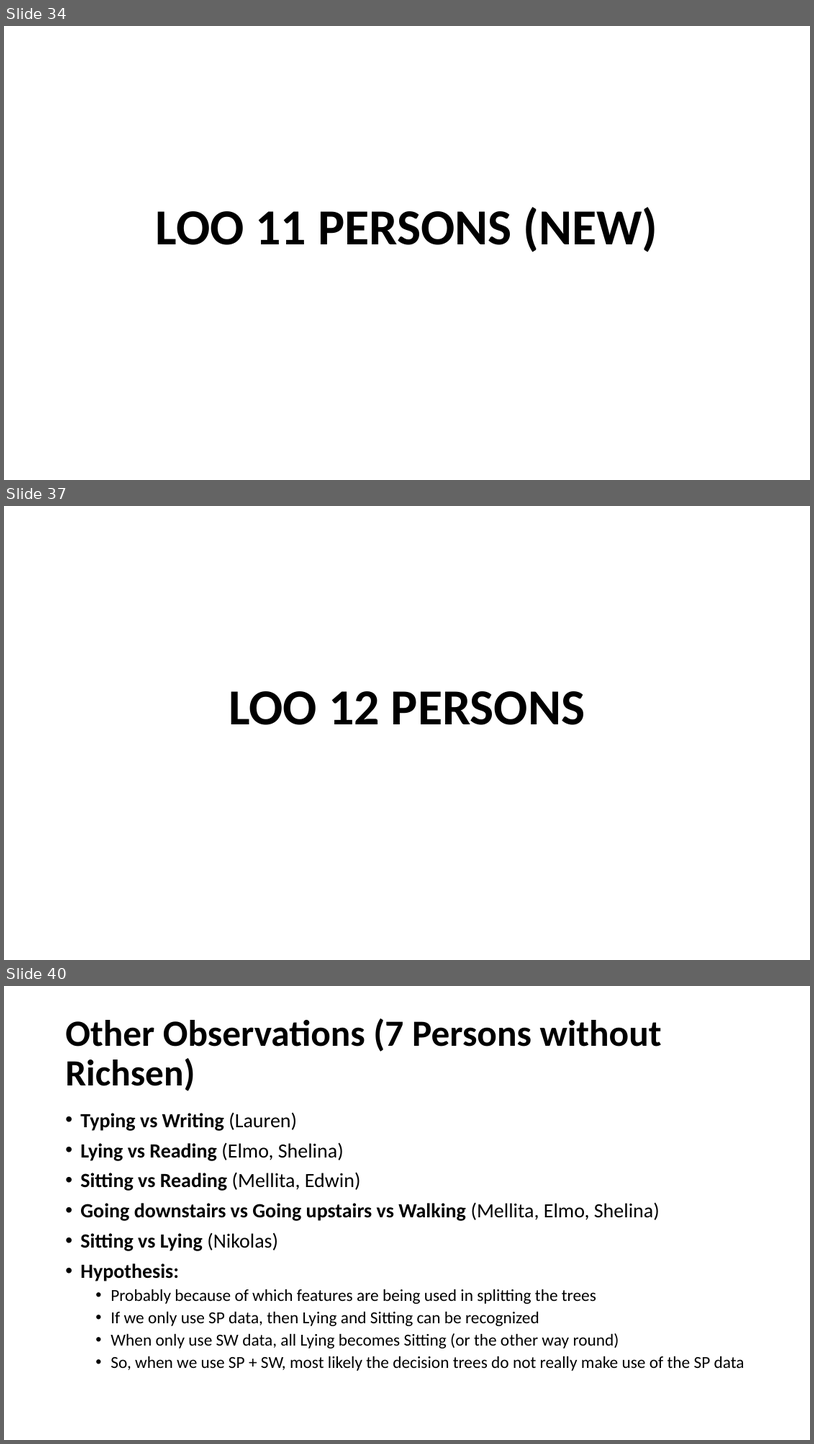
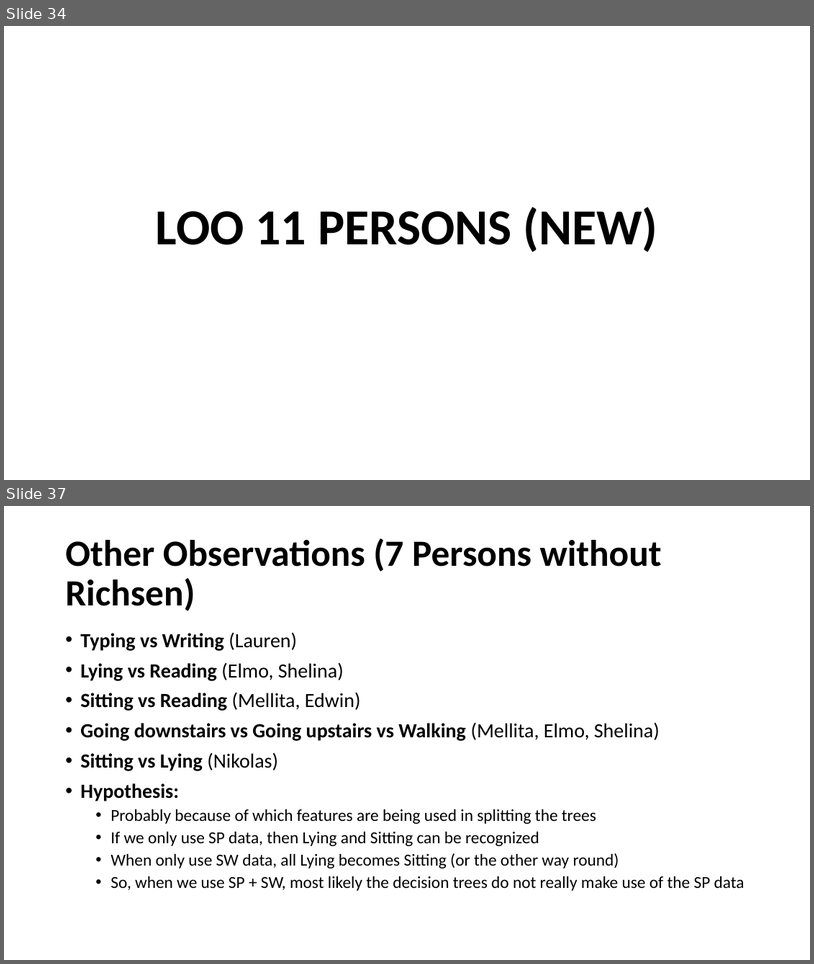
Before and after one commit to edocsss/RARSS, a slide deck: docs/documents/weekly_meeting/16 Dec 2016.pptx. Shown one above the other, each under a label of ours: slides 34, 37 and 40 before the commit, slides 34 and 37 after it; the slides between them are not shown. The pictures are 814x1444 and 814x964 pixels, drawn with LibreOffice and Linux fonts; fonts in the diff are those of the drawing. Boxes give left, top, right and bottom in pixels: in the first picture for what was removed or moved away, otherwise in the second. Text is boxed around its words. In the diff, an @@ line names an element or a change of style, - is before the commit and + after.

```diff
--- a/docs/documents/weekly_meeting/16 Dec 2016.pptx
+++ b/docs/documents/weekly_meeting/16 Dec 2016.pptx
@@ slide 37 removed at bbox=[4, 506, 810, 960], background #FFFFFF @@
@@ title removed at bbox=[229, 691, 586, 725] @@
-LOO 12 PERSONS
@@ what was slide 40 is now slide 37 @@
```
Also in this commit, not shown: 2 other slides removed, 1 other file.
